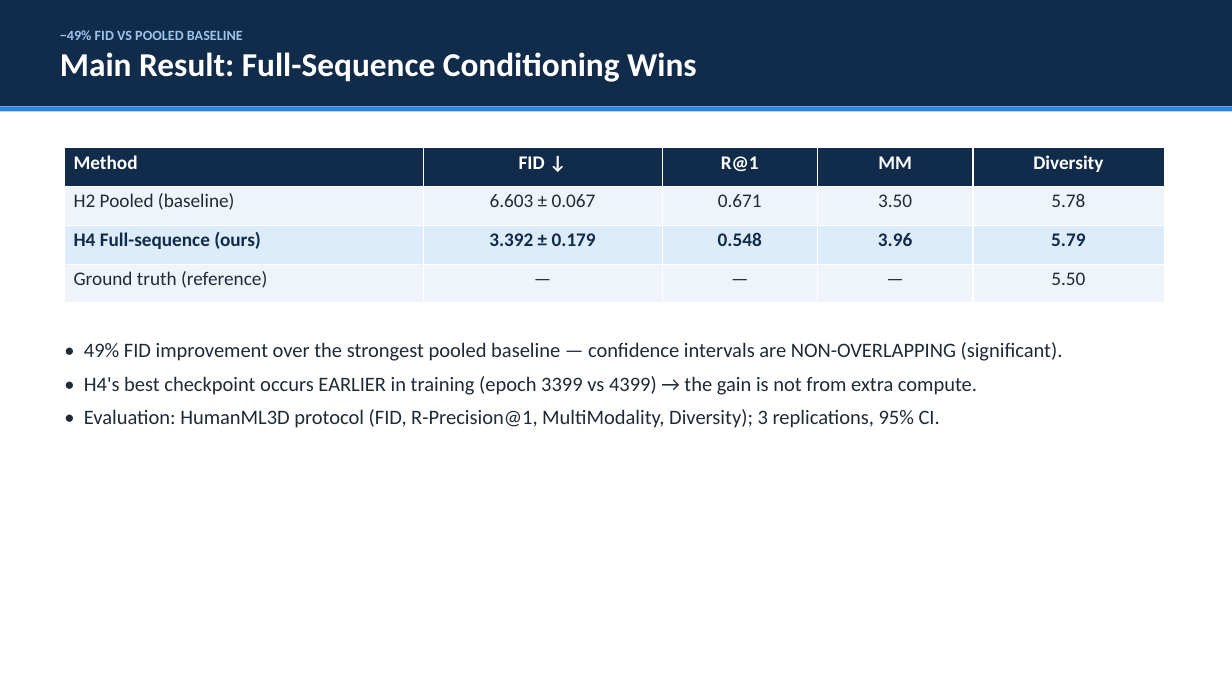
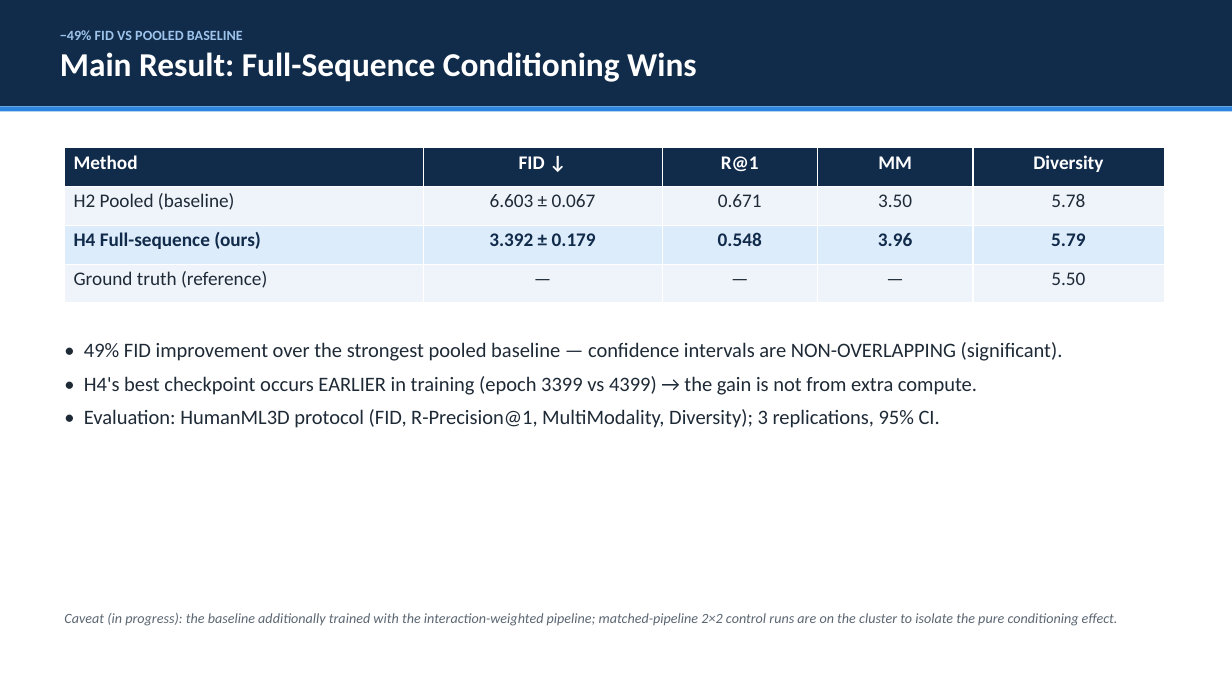
Before and after one commit to ers1804/motion-latent-diffusion, a slide deck: slide 6 of research/to_human/EgoPed_professor_deck.pptx. Drawn at 1232x693 pixels with LibreOffice and Linux fonts; fonts in the diff are those of the drawing. Boxes give left, top, right and bottom in pixels: in the first picture for what was removed or moved away, otherwise in the second. Text is boxed around its words. In the diff, an @@ line names an element or a change of style, - is before the commit and + after.

Commit message:
research(paper): sync deck with integrity finding #2 — pipeline honesty + confound caveat
Deck now matches the corrected paper: (1) arch-overview + dataset slides state
the interaction pipeline is used for VAE + pooled baseline while the main model
trains with uniform sampling/random windows; (2) main-result slide carries the
confound caveat with the in-flight 2x2 control; (3) limitations slide lists the
7-job hardening work in flight.

```diff
--- a/research/to_human/EgoPed_professor_deck.pptx
+++ b/research/to_human/EgoPed_professor_deck.pptx
@@ text added at [64,613,1118,626], 11 pt, text #5B6672, italic @@
+Caveat (in progress): the baseline additionally trained with the interaction-weighted pipeline; matched-pipeline 2×2 control runs are on the cluster to isolate the pure conditioning effect.
```
Also in this commit, not shown: 3 other slides changed.
